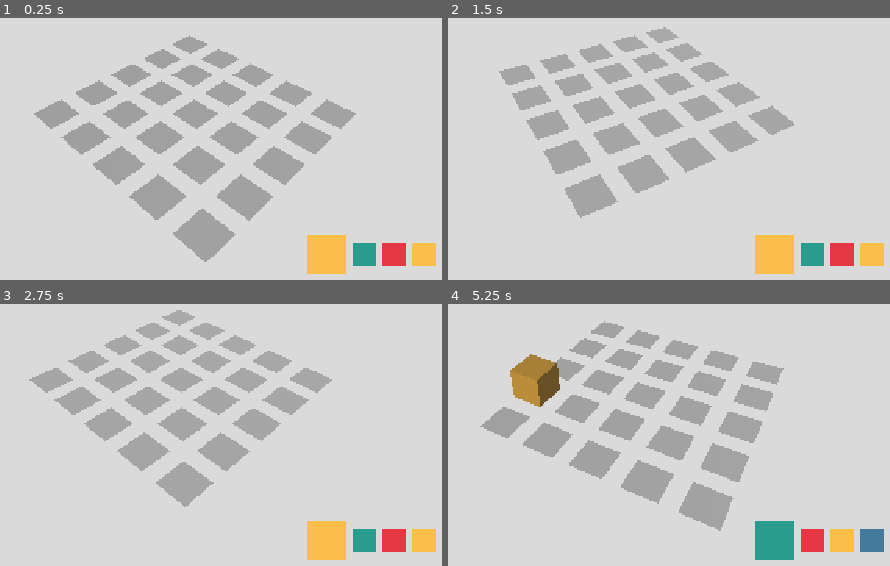
Above: before the commit, frames 1-4 (two rows, left to right).
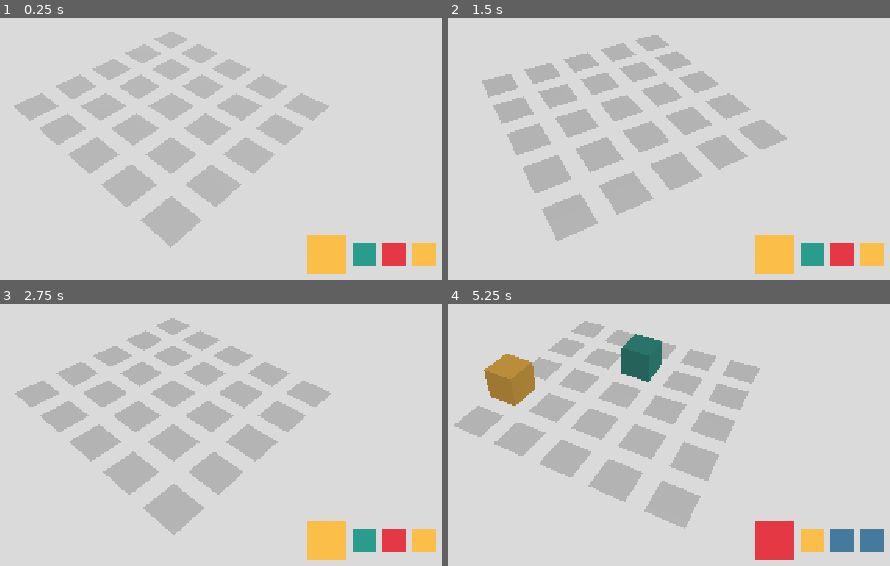
Above: after the commit, the same moments.

Repository: Cam1lo/CombineDefend
Game: Godot game, scene res://Main.tscn
Two runs of this game, one before a commit and one after it. Both use one fixed random seed, a clock stepped at 60 frames per second and the inputs below.
Inputs (mouse positions are in pixels of both pictures, inside the frame that each line leads up to):
- Up to frame 1 (0.25 s): no input
- Up to frame 2 (1.5 s): tap Enter at 0.5 s; move the mouse to (797, 57) at 0.52 s; tap Q (rotate_camera_left) at 0.6 s; click (797, 57) at 0.67 s; move the mouse to (456, 104) at 1.27 s; tap E (rotate_camera_right) at 1.35 s; click (456, 104) at 1.42 s
- Up to frame 3 (2.75 s): move the mouse to (outside the picture) at 2.02 s; tap Q (rotate_camera_left) at 2.1 s; click (outside the picture) at 2.17 s
- Up to frame 4 (5.25 s): move the mouse to (580, 461) at 2.77 s; tap E (rotate_camera_right) at 2.85, 4.35 s; click (580, 461) at 2.92 s; move the mouse to (859, 437) at 3.52 s; tap Q (rotate_camera_left) at 3.6, 5.1 s; click (859, 437) at 3.67 s; move the mouse to (outside the picture) at 4.27 s; click (outside the picture) at 4.42 s; move the mouse to (660, 366) at 5.02 s; click (660, 366) at 5.17 s

The runs differ from the first frame. In frame 1, 22% of the frame differs, in the area x 3-81%, y 5-94%; in frame 2, 20%; in frame 3, 20%; in frame 4, 25%, in the area x 1-92%, y 6-98%.

Commit message:
Placing units over units fixed. Mouse wheel placing fixed

Diff:
--- a/Ground.gd
+++ b/Ground.gd
@@ -15,6 +15,7 @@
 
 func unit_placed(pos):
 	emit_signal("unit_placed", pos)
+
 
 func grow_new_tile(pos, unit):
 	for tile in tiles:
@@ -37,3 +38,8 @@
 	var row = int(i) / 5
 	var col = int(i) % 5
 	return Vector2(row, col)
+
+func get_tile(pos):
+	for tile in tiles:
+		if(tile.pos == pos):
+			return tile
--- a/Main.tscn
+++ b/Main.tscn
@@ -244,17 +244,18 @@
 
 [node name="MainLight" type="DirectionalLight" parent="."]
 transform = Transform( -0.857978, -0.181479, -0.48056, -0.370013, 0.867258, 0.333098, 0.356319, 0.463604, -0.811238, -16.3404, 16.9209, -18.4069 )
+light_energy = 1.2
 light_specular = 0.0
 light_bake_mode = 0
 
 [node name="CounterLight" type="DirectionalLight" parent="."]
 transform = Transform( 0.659422, -0.109857, 0.743703, 0.0380157, 0.992873, 0.112956, -0.750812, -0.0462131, 0.658898, 13.2455, 0.499498, 13.4003 )
-light_energy = 0.2
+light_energy = 0.5
 light_specular = 0.0
 light_bake_mode = 0
 
 [node name="CameraPivot" type="Position3D" parent="."]
-transform = Transform( -0.707107, 0.612372, 0.353553, 0, 0.5, -0.866025, -0.707107, -0.612372, -0.353553, -0.501409, 9.53674e-07, -1.40776 )
+transform = Transform( 0.707107, 0.612372, 0.353553, 0, 0.5, -0.866025, -0.707107, 0.612372, 0.353553, 0, 0, 0 )
 script = ExtResource( 2 )
 
 [node name="Camera" type="Camera" parent="CameraPivot"]
--- a/MeshInstance.gd
+++ b/MeshInstance.gd
@@ -2,9 +2,12 @@
 export var pos: Vector2
 signal unit_placed(pos)
 
+var has_box = false
+
 func _on_StaticBody_input_event(camera, event, position, normal, shape_idx):
-	if event is InputEventMouseButton and event.is_pressed():
-		emit_signal("unit_placed", pos)
+	if event is InputEventMouseButton and event.is_pressed() and event.button_index == 1:
+		if (!has_box):
+			emit_signal("unit_placed", pos)
 
 func _on_StaticBody_mouse_entered():
 	var new_material = SpatialMaterial.new()
@@ -24,6 +27,7 @@
 	box.material = material
 	box.height = 0
 	self.add_child(box)
+	has_box = true
 	grow_box(unit.height)
 
 func grow_new_box(unit):
@@ -32,14 +36,14 @@
 func grow_box(height):
 	height *= 2
 	var box = get_child(1)
-
-	if(box != null):
+	if(has_box):
 		box.translate(Vector3(0, -box.height/2, 0))
 		box.translate(Vector3(0, height/2, 0))
 		box.height = height
 
 func remove_box():
 	self.remove_child(get_child(1))
+	has_box = false
 
 func get_height():
 	var box = get_child(1)
